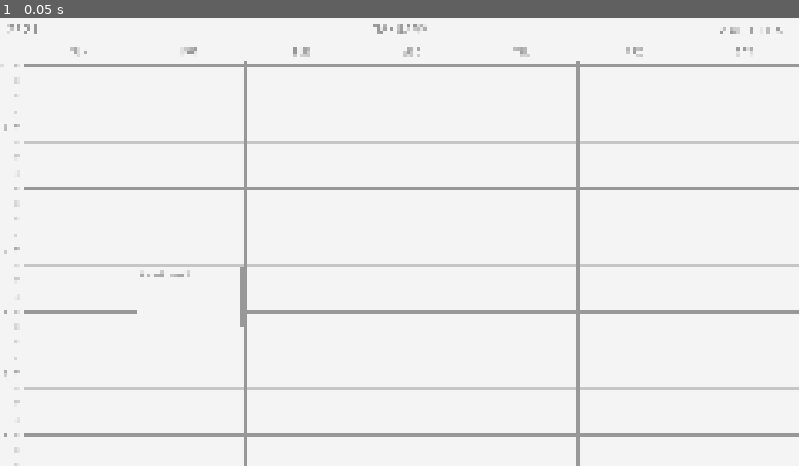
Above: before the commit, frame 1.
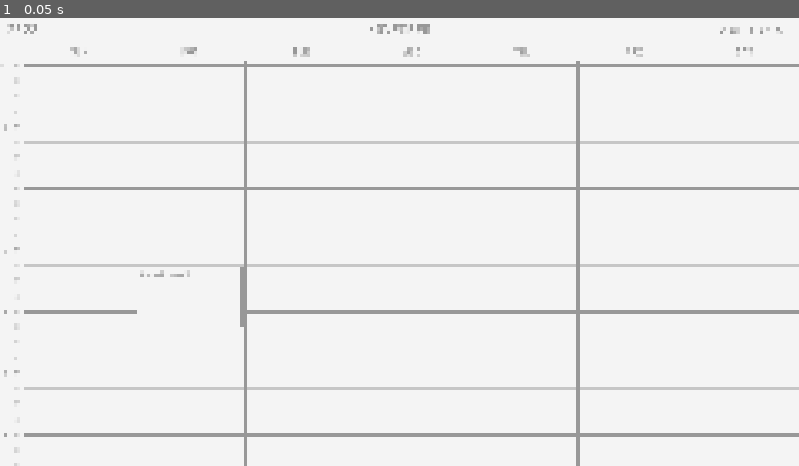
Above: after the commit, the same moment.

Repository: ACB-prgm/Organizer_Calendar
Game: Godot game, scene res://Calendar/WeekCalendar.tscn
Two runs of this game, one before a commit and one after it. Both use one fixed random seed, a clock stepped at 60 frames per second and the inputs below.
Inputs:
- Up to frame 1 (0.05 s): no input

The runs differ from the first frame. In frame 1, 0.1% of the frame differs, in the area x 3-97%, y 1-4%.

Commit message:
progress?

Diff:
--- a/Calendar/TimeLineLocs.gd
+++ b/Calendar/TimeLineLocs.gd
@@ -2,15 +2,3 @@
 
 
 var locs = {}
-
-
-func _ready():
-	# SENDS NOTIFICATIONS, BUT SUCKS LOL use this: https://github.com/ninest/aquaui/blob/master/docs/3-notification.md
-#	OS.execute("osascript", ["-e", 'display notification "Today at 4 PM" with title "Organizer" subtitle "Event"'], false)
-
-	OS.min_window_size = Vector2(900, 650)
-	OS.low_processor_usage_mode = true
-	OS.keep_screen_on = false
-	OS.center_window()
-
-#	OS.alert("This will pause the thread")
--- /dev/null
+++ b/Calendar/TopControl.gd
@@ -0,0 +1,32 @@
+extends Control
+
+onready var yearLabel = $YearLabel
+onready var monthLabel = $MonthLabel
+onready var weekSelector = $WeekSelector
+onready var weekdayLabels = $DaysHBoxContainer.get_children()
+onready var selected_date = CalendarGlobals.selected_date
+
+var calendar := Calendar.new()
+
+
+func _ready():
+	weekdayLabels.erase($DaysHBoxContainer/Space)
+
+	yearLabel.set_text(str(selected_date.year))
+	monthLabel.set_text(str(calendar.get_month_name(selected_date.month)))
+	weekSelector.week = calendar.get_week_number(selected_date.day, selected_date.month, selected_date.year)
+
+	var days_in_month : int = calendar.get_days_in_month(selected_date.month, selected_date.year)
+
+
+	for day in range(1, days_in_month+1):
+
+		var penis = calendar.get_weekday(day, selected_date.month, selected_date.year)
+		if penis == 0:
+			print("new week")
+
+		prints(calendar.get_weekday_name(day, selected_date.month, selected_date.year), str(day).pad_zeros(2))
+
+
+func _on_WeekSelector_week_changed(_week):
+	pass # Replace with function body.
--- a/Calendar/WeekCalendar.gd
+++ b/Calendar/WeekCalendar.gd
@@ -1,7 +1,4 @@
 extends VBoxContainer
-
-var calendar := Calendar.new()
-var selected_date := Date.new()
 
 
 
--- a/Calendar/WeekCalendar.tscn
+++ b/Calendar/WeekCalendar.tscn
@@ -1,9 +1,10 @@
-[gd_scene load_steps=13 format=2]
+[gd_scene load_steps=14 format=2]
 
 [ext_resource path="res://Calendar/WeekCalendarContainer.tscn" type="PackedScene" id=1]
 [ext_resource path="res://Calendar/WeekSelector/WeekSelector.tscn" type="PackedScene" id=2]
 [ext_resource path="res://Fonts/JetBrainsMono-Medium.ttf" type="DynamicFontData" id=3]
 [ext_resource path="res://Calendar/WeekCalendar.gd" type="Script" id=4]
+[ext_resource path="res://Calendar/TopControl.gd" type="Script" id=5]
 
 [sub_resource type="StyleBoxFlat" id=1]
 bg_color = Color( 0.960784, 0.960784, 0.960784, 1 )
@@ -14,36 +15,36 @@
 use_filter = true
 font_data = ExtResource( 3 )
 
-[sub_resource type="DynamicFont" id=8]
+[sub_resource type="DynamicFont" id=3]
 size = 32
 outline_color = Color( 0.6, 0.6, 0.6, 1 )
 use_mipmaps = true
 use_filter = true
 font_data = ExtResource( 3 )
 
-[sub_resource type="DynamicFont" id=9]
+[sub_resource type="DynamicFont" id=4]
 size = 32
 outline_color = Color( 0.6, 0.6, 0.6, 1 )
 use_mipmaps = true
 use_filter = true
 font_data = ExtResource( 3 )
 
-[sub_resource type="StyleBoxEmpty" id=4]
-
 [sub_resource type="StyleBoxEmpty" id=5]
 
 [sub_resource type="StyleBoxEmpty" id=6]
 
-[sub_resource type="Theme" id=7]
+[sub_resource type="StyleBoxEmpty" id=7]
+
+[sub_resource type="Theme" id=8]
 VScrollBar/icons/decrement = null
 VScrollBar/icons/decrement_highlight = null
 VScrollBar/icons/increment = null
 VScrollBar/icons/increment_highlight = null
-VScrollBar/styles/grabber = SubResource( 4 )
-VScrollBar/styles/grabber_highlight = SubResource( 5 )
-VScrollBar/styles/grabber_pressed = SubResource( 5 )
-VScrollBar/styles/scroll = SubResource( 5 )
-VScrollBar/styles/scroll_focus = SubResource( 6 )
+VScrollBar/styles/grabber = SubResource( 5 )
+VScrollBar/styles/grabber_highlight = SubResource( 6 )
+VScrollBar/styles/grabber_pressed = SubResource( 6 )
+VScrollBar/styles/scroll = SubResource( 6 )
+VScrollBar/styles/scroll_focus = SubResource( 7 )
 
 [node name="WeekCalendar" type="VBoxContainer"]
 anchor_right = 1.0
@@ -57,6 +58,7 @@
 margin_right = 1920.0
 margin_bottom = 100.0
 rect_min_size = Vector2( 0, 100 )
+script = ExtResource( 5 )
 
 [node name="Panel" type="Panel" parent="TopControl"]
 anchor_right = 1.0
@@ -224,3 +226,5 @@
 anchor_bottom = 0.0
 margin_right = 1920.0
 margin_bottom = 1080.0
+
+[connection signal="week_changed" from="TopControl/WeekSelector" to="TopControl" method="_on_WeekSelector_week_changed"]
--- /dev/null
+++ b/Calendar/WeekDayLabel/WeekDayLabel.gd
@@ -0,0 +1,6 @@
+extends Label
+
+
+export var weekday = 0
+
+var selected_date : Date
--- /dev/null
+++ b/Calendar/WeekDayLabel/WeekDayLabel.tscn
@@ -0,0 +1,27 @@
+[gd_scene load_steps=4 format=2]
+
+[ext_resource path="res://Fonts/JetBrainsMono-Medium.ttf" type="DynamicFontData" id=1]
+[ext_resource path="res://Calendar/WeekDayLabel/WeekDayLabel.gd" type="Script" id=2]
+
+[sub_resource type="DynamicFont" id=1]
+size = 24
+use_mipmaps = true
+use_filter = true
+font_data = ExtResource( 1 )
+
+[node name="WeekDayLabel" type="Label"]
+margin_left = 59.0
+margin_right = 321.0
+margin_bottom = 33.0
+grow_vertical = 0
+size_flags_horizontal = 3
+custom_fonts/font = SubResource( 1 )
+custom_colors/font_color = Color( 0.6, 0.6, 0.6, 1 )
+text = "Sun"
+align = 1
+valign = 2
+uppercase = true
+script = ExtResource( 2 )
+__meta__ = {
+"_edit_use_anchors_": false
+}
--- a/Calendar/WeekSelector/WeekSelector.gd
+++ b/Calendar/WeekSelector/WeekSelector.gd
@@ -3,7 +3,7 @@
 
 onready var weekLabel = $Label
 
-var week = 01
+var week = 01 setget set_week
 
 signal week_changed(_week)
 
@@ -29,10 +29,9 @@
 
 	emit_signal("week_changed", week)
 
-	var weekStr: String
-	if week < 10:
-		weekStr = "0%s" % week
-	else:
-		weekStr = str(week)
+	weekLabel.text = "WEEK %s" % str(week).pad_zeros(2)
 
-	weekLabel.text = "WEEK %s" % weekStr
+
+func set_week(new_week):
+	week = new_week
+	weekLabel.text = "WEEK %s" % str(new_week).pad_zeros(2)
--- a/Calendar/class/Calendar.gd
+++ b/Calendar/class/Calendar.gd
@@ -4,9 +4,9 @@
 		AUG = 8, SEP = 9, OCT = 10, NOV = 11, DEC = 12 }
 
 const MONTH_NAME = [
-		"Jan", "Feb", "Mar", "Apr",
-		"May", "Jun", "Jul", "Aug",
-		"Sep", "Oct", "Nov", "Dec" ]
+		"January", "February", "March", "April",
+		"May", "June", "July", "August",
+		"September", "October", "November", "December" ]
 
 const WEEKDAY_NAME = [
 		"Sun", "Mon", "Tues", "Weds",
@@ -27,6 +27,15 @@
 		number_of_days = 31
 
 	return number_of_days
+
+
+func get_week_number(day : int, month : int, year : int) -> int:
+	var week_num = day
+	for _month in range(1, month):
+		week_num += get_days_in_month(_month, year)
+
+	return week_num/7 + 1
+
 
 func get_weekday(day : int, month : int, year : int) -> int:
 	var t : Array = [0, 3, 2, 5, 0, 3, 5, 1, 4, 6, 2, 4]
--- a/Calendar/class/Date.gd
+++ b/Calendar/class/Date.gd
@@ -1,6 +1,7 @@
 class_name Date
 
 var day : int setget set_day
+var week : int
 var month : int setget set_month
 var year : int setget set_year
 
@@ -18,22 +19,25 @@
 # YYYY : Four digit year
 func date(date_format = "DD-MM-YY") -> String:
 	if("DD".is_subsequence_of(date_format)):
-		date_format = date_format.replace("DD", str(day()).pad_zeros(2))
+		date_format = date_format.replace("DD", str(get_day()).pad_zeros(2))
 	if("MM".is_subsequence_of(date_format)):
-		date_format = date_format.replace("MM", str(month()).pad_zeros(2))
+		date_format = date_format.replace("MM", str(get_month()).pad_zeros(2))
 	if("YYYY".is_subsequence_of(date_format)):
-		date_format = date_format.replace("YYYY", str(year()))
+		date_format = date_format.replace("YYYY", str(get_year()))
 	elif("YY".is_subsequence_of(date_format)):
-		date_format = date_format.replace("YY", str(year()).substr(2,3))
+		date_format = date_format.replace("YY", str(get_year()).substr(2,3))
 	return date_format
 
-func day() -> int:
+# warning-ignore:function_conflicts_variable
+func get_day() -> int:
 	return day
 
-func month() -> int:
+# warning-ignore:function_conflicts_variable
+func get_month() -> int:
 	return month
 
-func year() -> int:
+# warning-ignore:function_conflicts_variable
+func get_year() -> int:
 	return year
 
 func set_day(var _day : int):
@@ -45,26 +49,35 @@
 func set_year(var _year : int):
 	year = _year
 
+
+func change_to_prev_week():
+	week -= 1
+
+
+func change_to_next_week():
+	week += 1
+
+
 func change_to_prev_month():
-	var selected_month = month()
+	var selected_month = get_month()
 	selected_month -= 1
 	if(selected_month < 1):
 		set_month(12)
-		set_year(year() - 1)
+		set_year(get_year() - 1)
 	else:
 		set_month(selected_month)
 
 func change_to_next_month():
-	var selected_month = month()
+	var selected_month = get_month()
 	selected_month += 1
 	if(selected_month > 12):
 		set_month(1)
-		set_year(year() + 1)
+		set_year(get_year() + 1)
 	else:
 		set_month(selected_month)
 
 func change_to_prev_year():
-	set_year(year() - 1)
+	set_year(get_year() - 1)
 
 func change_to_next_year():
-	set_year(year() + 1)
+	set_year(get_year() + 1)
--- /dev/null
+++ b/CalendarGlobals.gd
@@ -0,0 +1,15 @@
+extends Node
+
+var selected_date := Date.new()
+
+
+func _ready():
+	# SENDS NOTIFICATIONS, BUT SUCKS LOL use this: https://github.com/ninest/aquaui/blob/master/docs/3-notification.md
+#	OS.execute("osascript", ["-e", 'display notification "Today at 4 PM" with title "Organizer" subtitle "Event"'], false)
+
+	OS.min_window_size = Vector2(900, 650)
+	OS.low_processor_usage_mode = true
+	OS.keep_screen_on = false
+	OS.center_window()
+
+#	OS.alert("This will pause the thread")
--- a/project.godot
+++ b/project.godot
@@ -33,6 +33,7 @@
 [autoload]
 
 TimeLineLocs="*res://Calendar/TimeLineLocs.gd"
+CalendarGlobals="*res://CalendarGlobals.gd"
 
 [debug]
 
Not shown: 3 places in Calendar/WeekCalendar.tscn that only renumber resources
